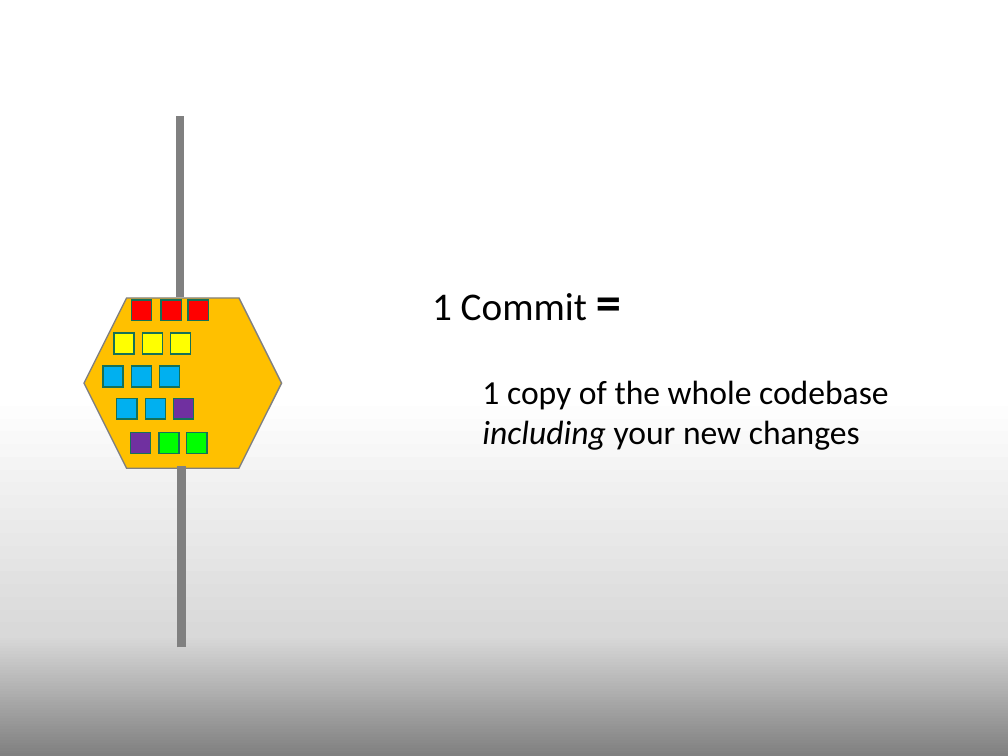
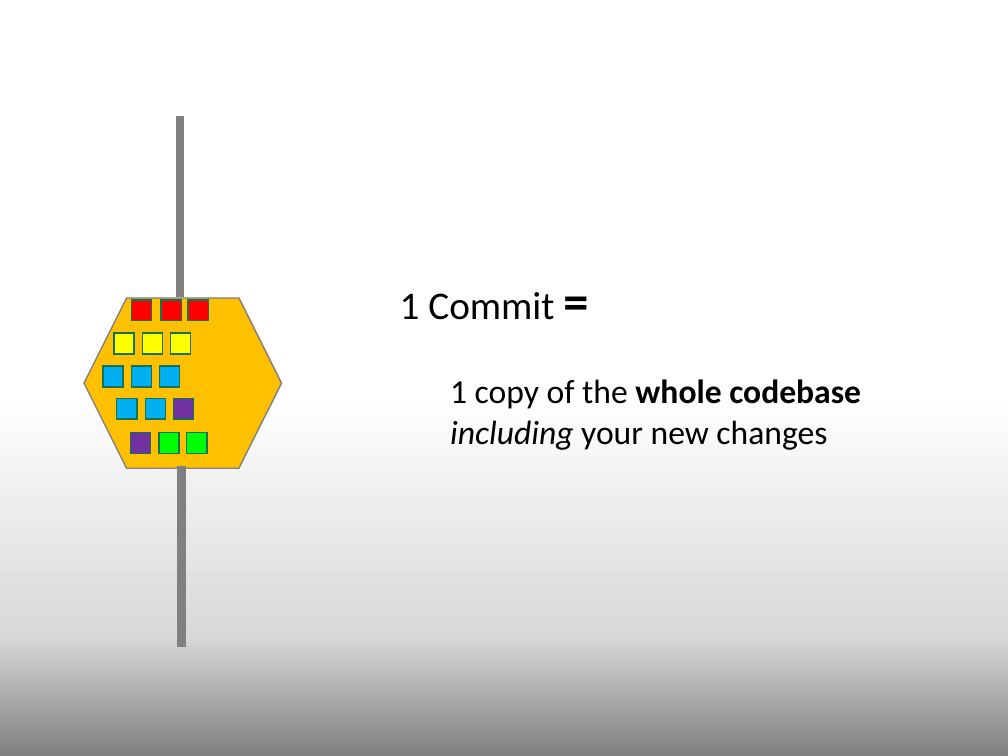
Before and after one commit to BLaurenB/rebase-merge-fetch-pull, a slide deck: slide 8 of Git--5minForRailsConf.pptx (slide 6 before the commit). Drawn at 1008x756 pixels with LibreOffice and Linux fonts; fonts in the diff are those of the drawing. Boxes give left, top, right and bottom in pixels: in the first picture for what was removed or moved away, otherwise in the second. Text is boxed around its words. In the diff, an @@ line names an element or a change of style, - is before the commit and + after.

```diff
--- a/Git--5minForRailsConf.pptx
+++ b/Git--5minForRailsConf.pptx
@@ text "1 Commit =": place and size @@
-text "1 Commit =" at [432,293,889,450]
+text "1 Commit =" at [400,292,861,450]
@@ text at [450,379,861,409]: bold on in "whole codebase" @@
```
Also in this commit, not shown: 2 other slides changed, 16 slides added, 5 slides removed, 1 other file.
